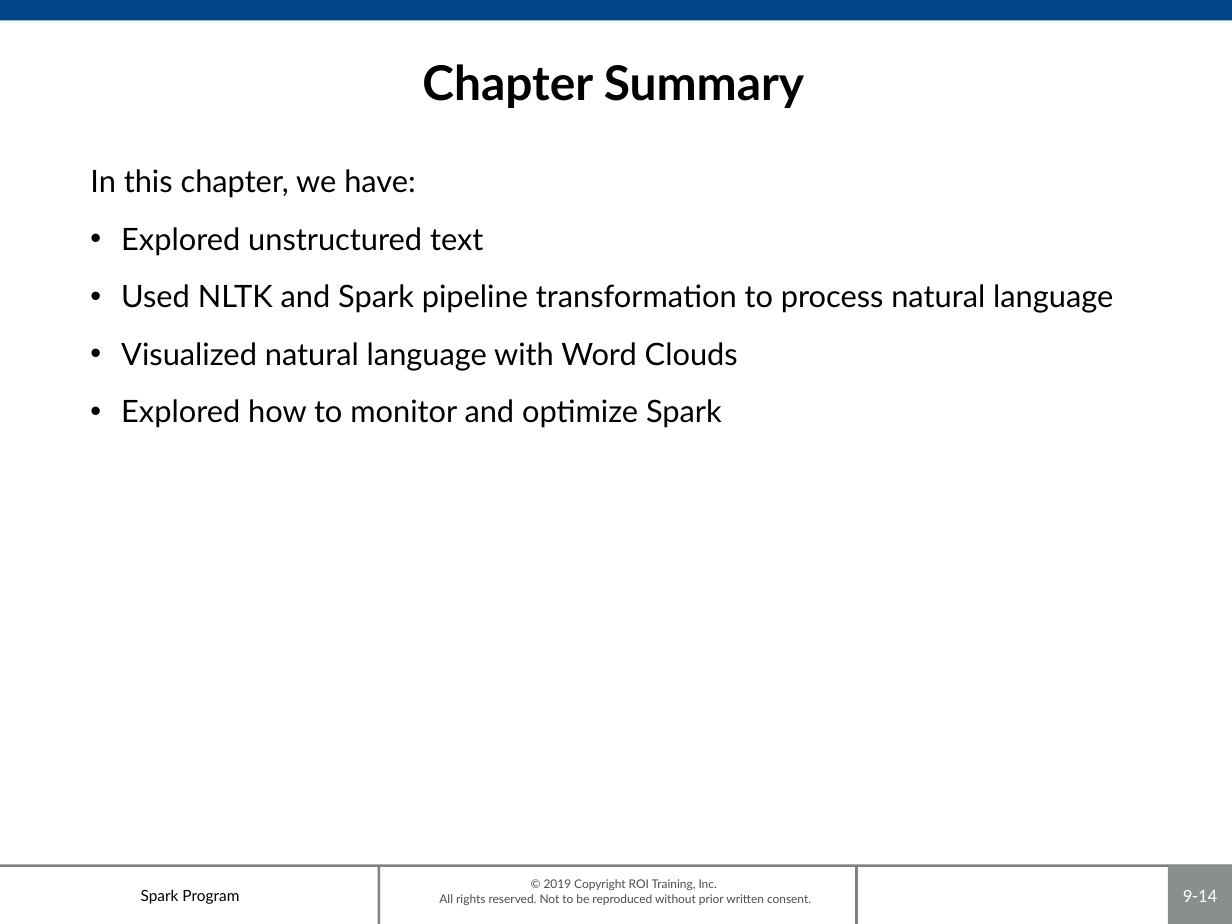
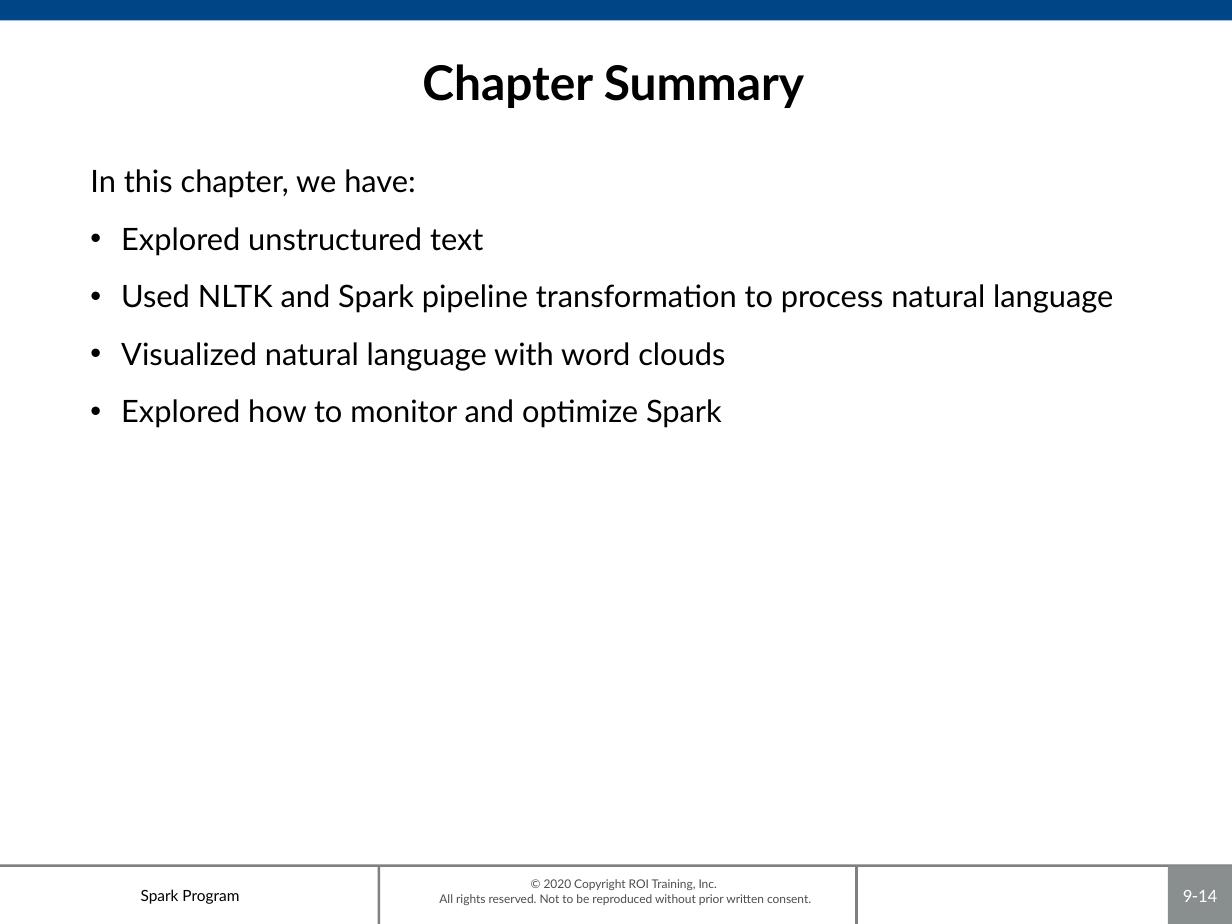
Before and after one commit to roitraining/SparkProgram, a slide deck: slide 14 of Day8-NaturalLanguage/Ch09-NaturalLanguage.pptx. Drawn at 1232x924 pixels with LibreOffice and Linux fonts; fonts in the diff are those of the drawing; background and template pictures are left out. Boxes give left, top, right and bottom in pixels: in the first picture for what was removed or moved away, otherwise in the second. Text is boxed around its words. In the diff, an @@ line names an element or a change of style, - is before the commit and + after.

```diff
--- a/Day8-NaturalLanguage/Ch09-NaturalLanguage.pptx
+++ b/Day8-NaturalLanguage/Ch09-NaturalLanguage.pptx
@@ text at [121,342,725,371]: text changed @@
-• Visualized natural language with Word Clouds
+• Visualized natural language with word clouds
@@ text at [439,879,811,905]: text changed @@
-© 2019 Copyright ROI Training, Inc.
-All rights reserved. Not to be reproduced without prior written consent.
+© 2020 Copyright ROI Training, Inc.
+All rights reserved. Not to be reproduced without prior written consent.
```
Also in this commit, not shown: 13 other slides changed, 3 other files.
